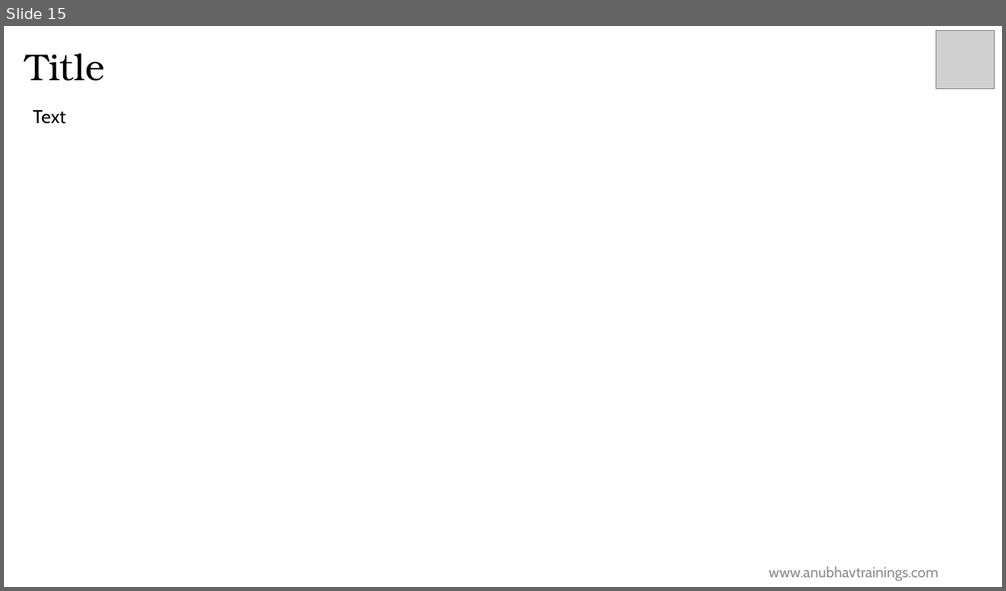
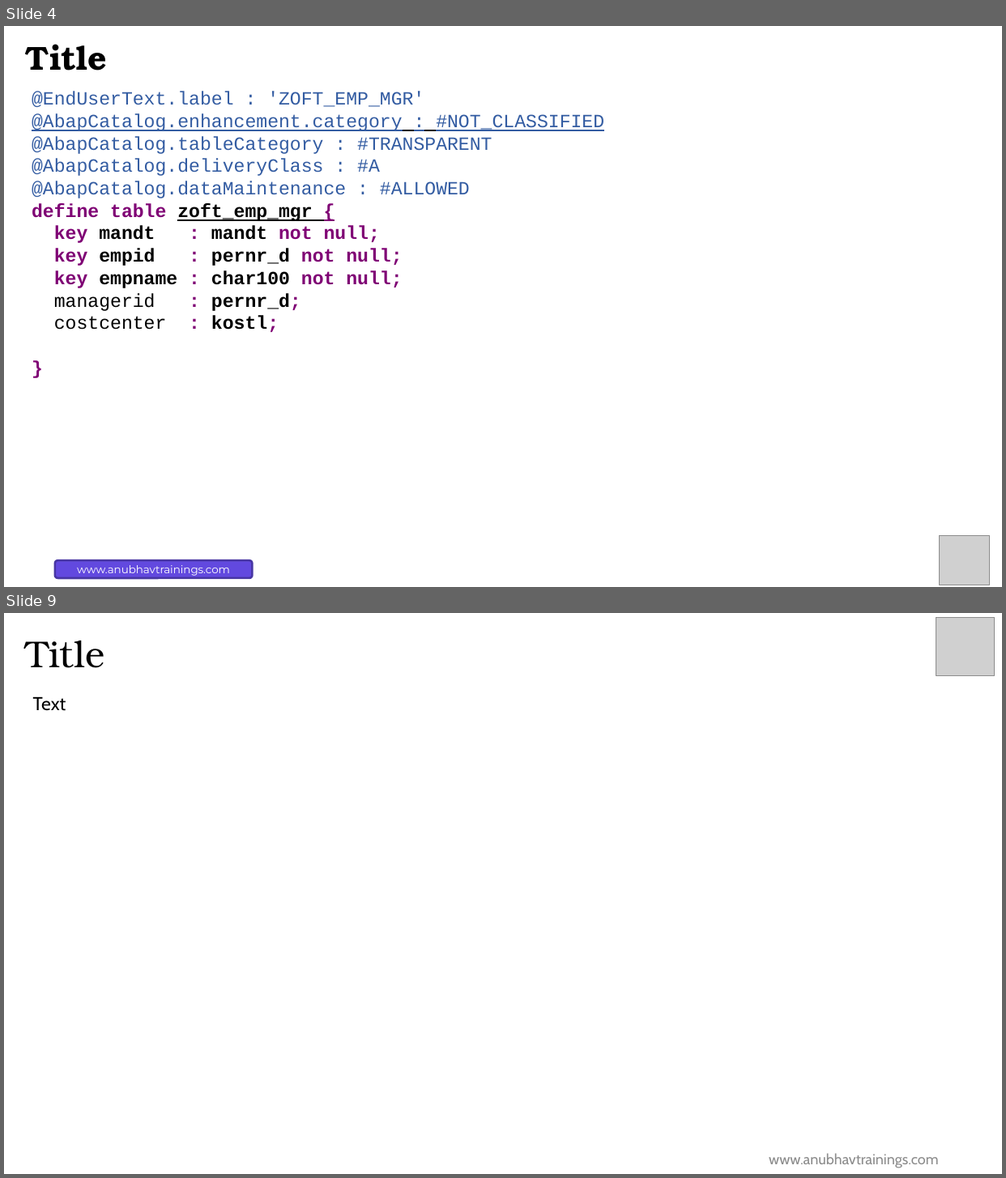
Before and after one commit to soyuztechnologies/HPC_AOH_SAC, a slide deck: Day 6/Day 6.pptx. Shown one above the other, each under a label of ours: slide 15 before the commit, slides 4 and 9 after it; the slides between them are not shown. The pictures are 1006x591 and 1006x1178 pixels, drawn with LibreOffice and Linux fonts; fonts in the diff are those of the drawing; grey boxes stand for pictures; background and template pictures are left out. Boxes give left, top, right and bottom in pixels: in the first picture for what was removed or moved away, otherwise in the second. Text is boxed around its words. In the diff, an @@ line names an element or a change of style, - is before the commit and + after.

```diff
--- a/Day 6/Day 6.pptx
+++ b/Day 6/Day 6.pptx
@@ slide 4 added at bbox=[4, 26, 1002, 587], background #FFFFFF @@
@@ title added at bbox=[25, 44, 107, 71], 32 pt, text #000000, bold @@
+Title
@@ text added at bbox=[32, 91, 604, 332], 18 pt, text #335CA2 @@
+@EndUserText.label : 'ZOFT_EMP_MGR'
+@AbapCatalog.enhancement.category : #NOT_CLASSIFIED
+@AbapCatalog.tableCategory : #TRANSPARENT
+@AbapCatalog.deliveryClass : #A
+@AbapCatalog.dataMaintenance : #ALLOWED
+define table zoft_emp_mgr {
+key mandt : mandt not null;
+key empid : pernr_d not null;
+key empname : char100 not null;
+managerid : pernr_d;
+costcenter : kostl;
+}
@@ picture added at bbox=[939, 536, 989, 586] @@
@@ rounded rectangle added at bbox=[55, 561, 253, 578], fill #6249DF, outline #4936A5 2 pt, 10.5 pt, text #FFFFFF @@
+www.anubhavtrainings.com
@@ what was slide 15 is now slide 9 @@
```
Also in this commit, not shown: 1 slide changed, 6 other slides added, 13 slides removed, 12 other files.
